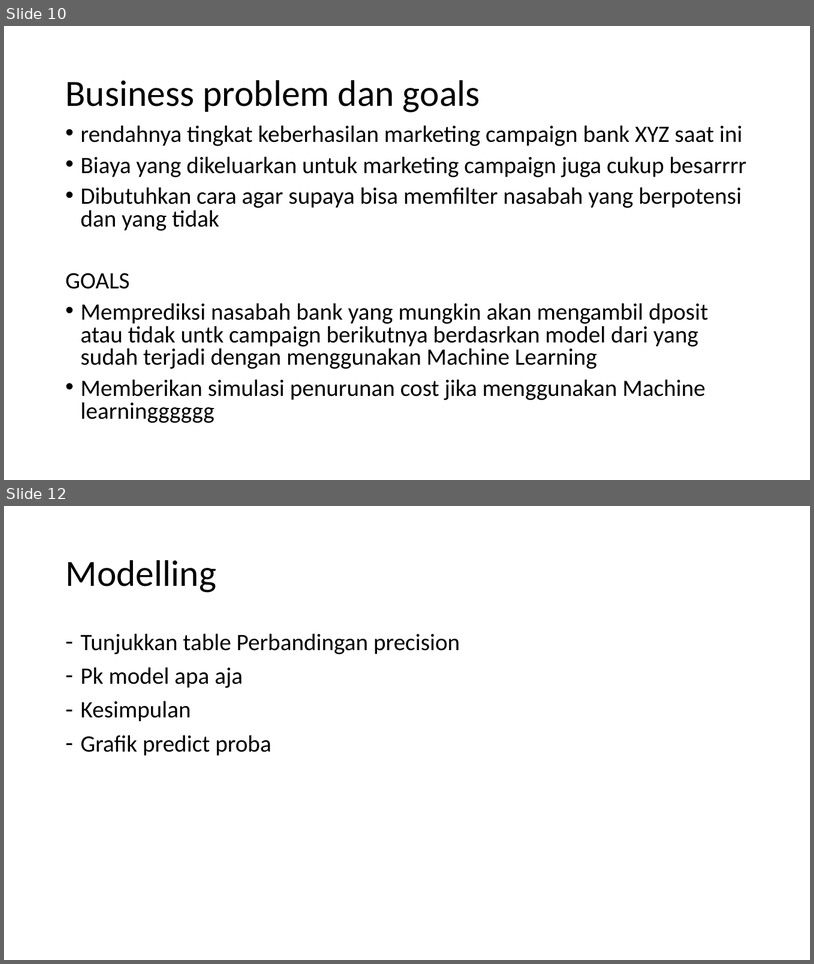
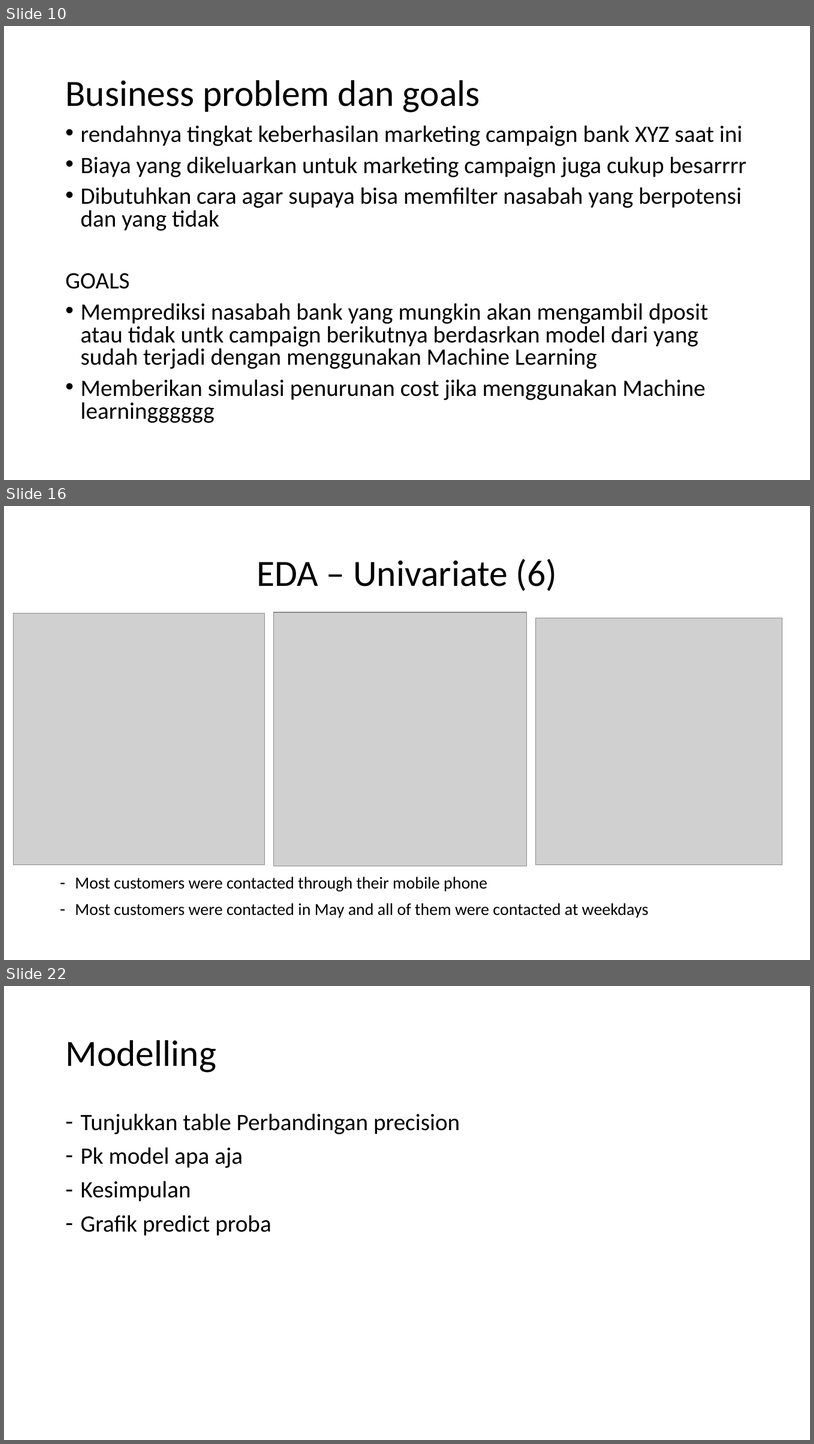
Before and after one commit to abdullahayas123/Tes-Model-Marketing-Scipy, a slide deck: Skenario Kesimpulan.pptx. Shown one above the other, each under a label of ours: slides 10 and 12 before the commit, slides 10, 16 and 22 after it; the slides between them are not shown. The pictures are 814x964 and 814x1444 pixels, drawn with LibreOffice and Linux fonts; fonts in the diff are those of the drawing; grey boxes stand for pictures. Boxes give left, top, right and bottom in pixels: in the first picture for what was removed or moved away, otherwise in the second. Text is boxed around its words. In the diff, an @@ line names an element or a change of style, - is before the commit and + after.

```diff
--- a/Skenario Kesimpulan.pptx
+++ b/Skenario Kesimpulan.pptx
@@ slide 16 added at (x1=4, y1=506, x2=810, y2=960), background #FFFFFF @@
@@ title added at (x1=257, y1=559, x2=558, y2=591), 44 pt, text #000000 @@
+EDA – Univariate (6)
@@ picture added at (x1=13, y1=613, x2=265, y2=865) @@
@@ picture added at (x1=274, y1=612, x2=527, y2=866) @@
@@ picture added at (x1=536, y1=618, x2=783, y2=865) @@
@@ text added at (x1=75, y1=876, x2=649, y2=918), 20 pt, text #000000 @@
+– Most customers were contacted through their mobile phone
+– Most customers were contacted in May and all of them were contacted at weekdays
@@ what was slide 12 is now slide 22 @@
```
Also in this commit, not shown: 10 other slides added, 1 slide removed, 26 other files.
